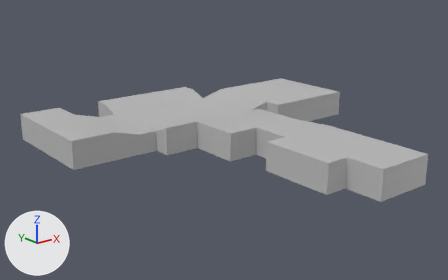
A saved change to the FBX model Static Meshes/BSP Converted/Boots/SM_Boots_Floor1.fbx.
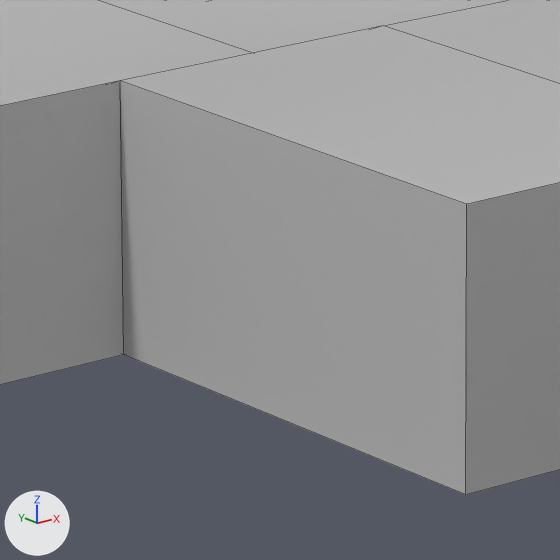
The first picture shows the older version from a 50 mm camera at (-39.2, -42.4, 18.1) aimed at (1.3, 8.2, -2.1). The close-ups show both versions on the part from 41% to 53% of the width and 41% to 60% of the height of that picture; other places that the commit changed are outside them. The lights are fixed; the arrows at lower left show +X, +Y and +Z. The close-ups show mesh edges as thin lines. Where no turn or scale is listed for an object, it has been applied to the vertices.
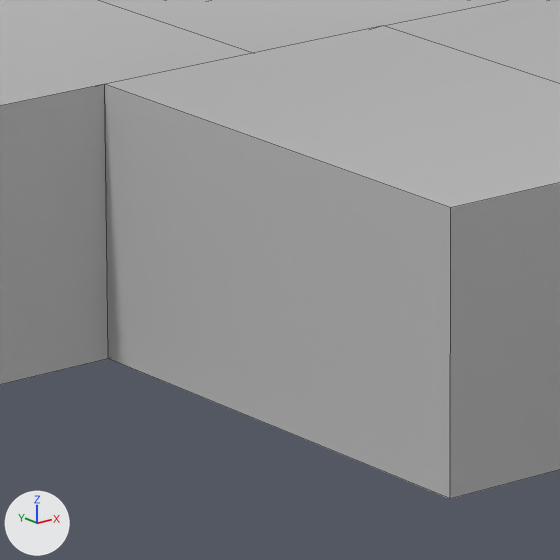
Where the change shows, as pixel boxes [x1, y1, x2, y2] in the close-ups (560 x 560 px; the box of a moved part takes in the faces that stretch with it):
'Cube', reshaped
    before: [0, 0, 560, 495]
    after: [0, 0, 560, 499]
part 1 of me_mesh, moved or reshaped
    before: [93, 79, 470, 495]
    after: [93, 79, 470, 499]

The change, as a diff of the scene's bpy script:
```diff
--- a/Static Meshes/BSP Converted/Boots/SM_Boots_Floor1.fbx.py
+++ b/Static Meshes/BSP Converted/Boots/SM_Boots_Floor1.fbx.py
@@ me_mesh @@
 me_mesh.from_pydata(...)  # 90 vertices, 88 faces; spans x -15.7..21.0, y -1.0..36.0, z -3.0..0.0
 # used by ob_cube; location = (1.0, -11.0, 0.0)
 # verts and faces of me_mesh; kept vertices keep their numbers, new ones are numbered from 90
 # before: 24 (-2.0, 15.3, -3.0) at pixel (465, 494), 25 (-2.0, 15.3, 0.0) at pixel (466, 204), 26 (-2.0, 21.0, -3.0) at pixel (123, 354), 27 (-2.0, 21.0, 0.0) at pixel (120, 80)
+# me_mesh part 1
+for i in [*range(24, 28)]: verts[i] += (-0.2, 0.0, 0.0)
 me_mesh.materials.append(mat_lambert1)
```
